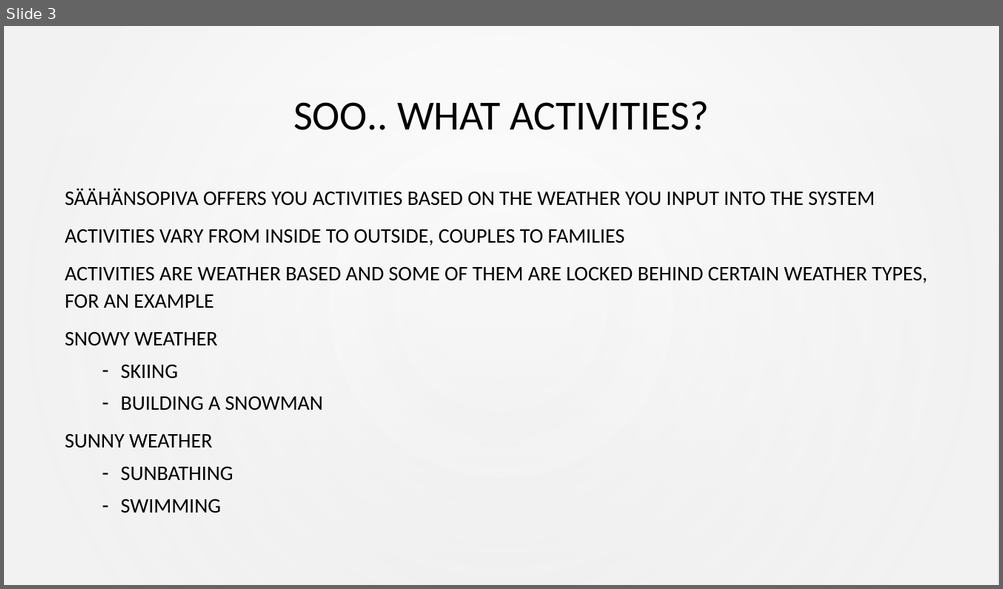
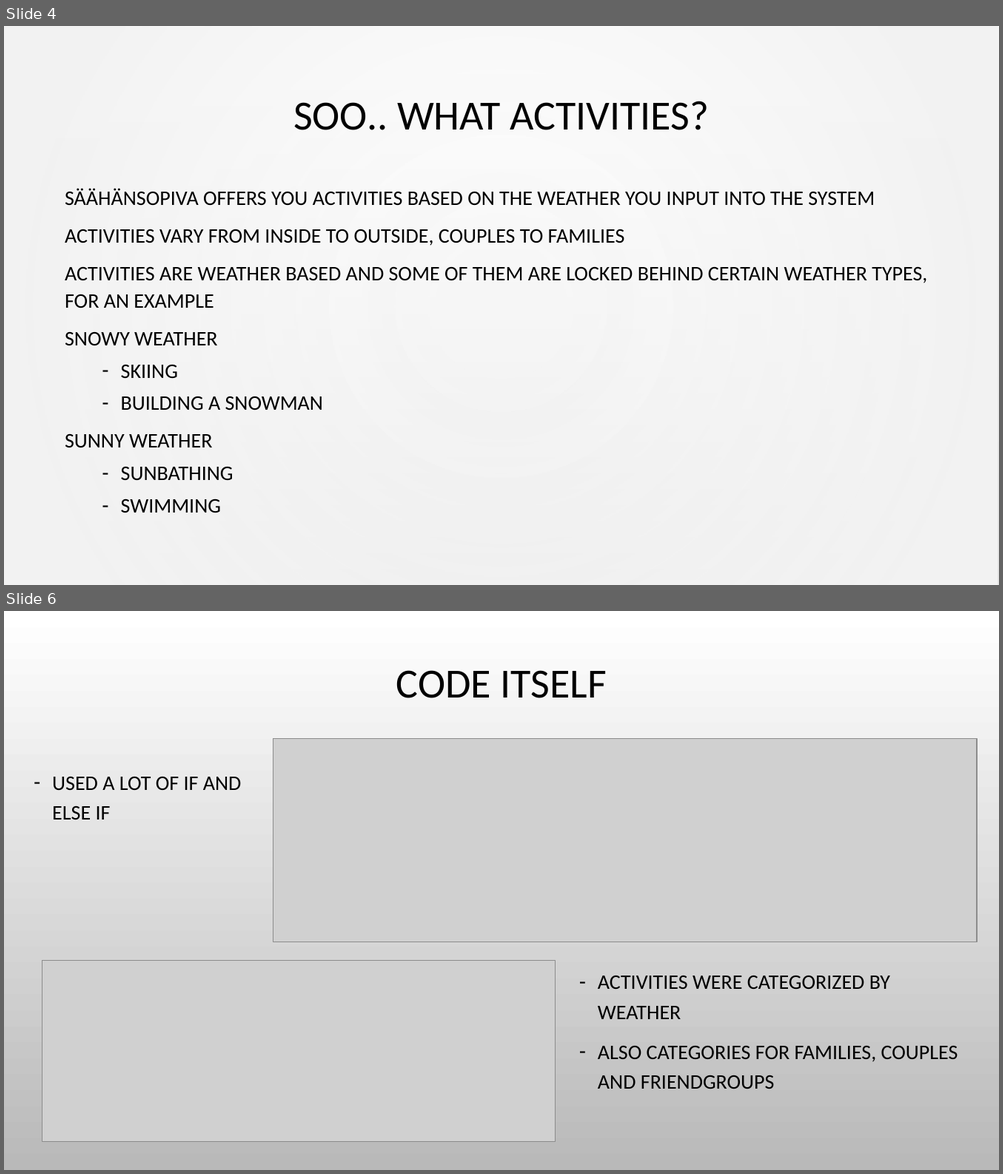
Before and after one commit to JennaAalto/Projekti, a slide deck: SäähänSopivaFinal.pptx. Shown one above the other, each under a label of ours: slide 3 before the commit, slides 4 and 6 after it; the slides between them are not shown. The pictures are 1003x589 and 1003x1174 pixels, drawn with LibreOffice and Linux fonts; fonts in the diff are those of the drawing; grey boxes stand for pictures; background and template pictures are left out. Boxes give left, top, right and bottom in pixels: in the first picture for what was removed or moved away, otherwise in the second. Text is boxed around its words. In the diff, an @@ line names an element or a change of style, - is before the commit and + after.

```diff
--- a/SäähänSopivaFinal.pptx
+++ b/SäähänSopivaFinal.pptx
@@ slide 6 added at [4,611,999,1170], background picture (left out) @@
@@ title added at [396,670,606,698], 40 pt, text #000000 @@
+CODE ITSELF
@@ picture added at [273,739,977,943] @@
@@ text added at [52,777,242,820], 20 pt, text #000000 @@
+– USED A LOT OF IF AND ELSE IF
@@ picture added at [42,960,555,1142] @@
@@ text added at [597,976,958,1089], 20 pt, text #000000 @@
+– ACTIVITIES WERE CATEGORIZED BY WEATHER
+– ALSO CATEGORIES FOR FAMILIES, COUPLES AND FRIENDGROUPS
@@ what was slide 3 is now slide 4 @@
```
Also in this commit, not shown: 1 slide changed, 4 other slides added, 12 other files.
